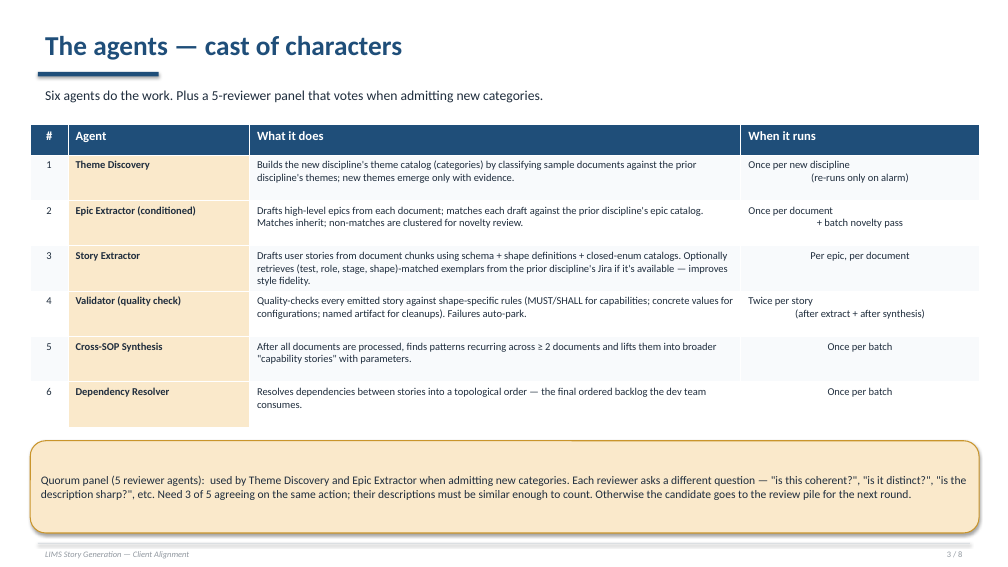
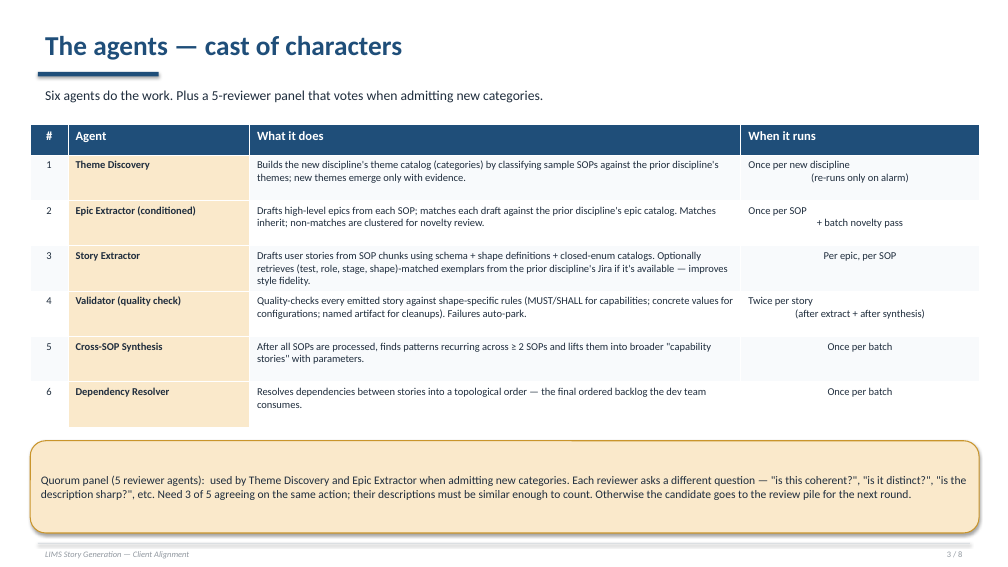
Before and after one commit to Rajneesh-Tiwari/LabReq_agent, a slide deck: slide 3 of client_alignment_deck.pptx. Drawn at 1008x567 pixels with LibreOffice and Linux fonts; fonts in the diff are those of the drawing. Boxes give left, top, right and bottom in pixels: in the first picture for what was removed or moved away, otherwise in the second. Text is boxed around its words. In the diff, an @@ line names an element or a change of style, - is before the commit and + after.

```diff
--- a/client_alignment_deck.pptx
+++ b/client_alignment_deck.pptx
@@ table at (x1=30, y1=125, x2=979, y2=427) @@
-row 2, column 3: Builds the new discipline's theme catalog (categories) by classifying sample documents against the prior discipline's themes; new themes emerge only with evidence.
+row 2, column 3: Builds the new discipline's theme catalog (categories) by classifying sample SOPs against the prior discipline's themes; new themes emerge only with evidence.
-row 3, column 3: Drafts high-level epics from each document; matches each draft against the prior discipline's epic catalog. Matches inherit; non-matches are clustered for novelty review.
+row 3, column 3: Drafts high-level epics from each SOP; matches each draft against the prior discipline's epic catalog. Matches inherit; non-matches are clustered for novelty review.
-row 3, column 4: Once per document + batch novelty pass
+row 3, column 4: Once per SOP + batch novelty pass
-row 4, column 3: Drafts user stories from document chunks using schema + shape definitions + closed-enum catalogs. Optionally retrieves (test, role, stage, shape)-matched exemplars from the prior discipline's Jira if it's available — improves style fidelity.
+row 4, column 3: Drafts user stories from SOP chunks using schema + shape definitions + closed-enum catalogs. Optionally retrieves (test, role, stage, shape)-matched exemplars from the prior discipline's Jira if it's available — improves style fidelity.
-row 4, column 4: Per epic, per document
+row 4, column 4: Per epic, per SOP
@@ row 6, column 3: "After all documents are processed, finds patterns recurring across ≥ 2 documents and lifts them into broader "capability stories" with parameters." to "After all SOPs are processed, finds patterns recurring across ≥ 2 SOPs and lifts them into broader "capability stories" with parameters." @@
```
Also in this commit, not shown: 7 other slides changed, 1 other file.
